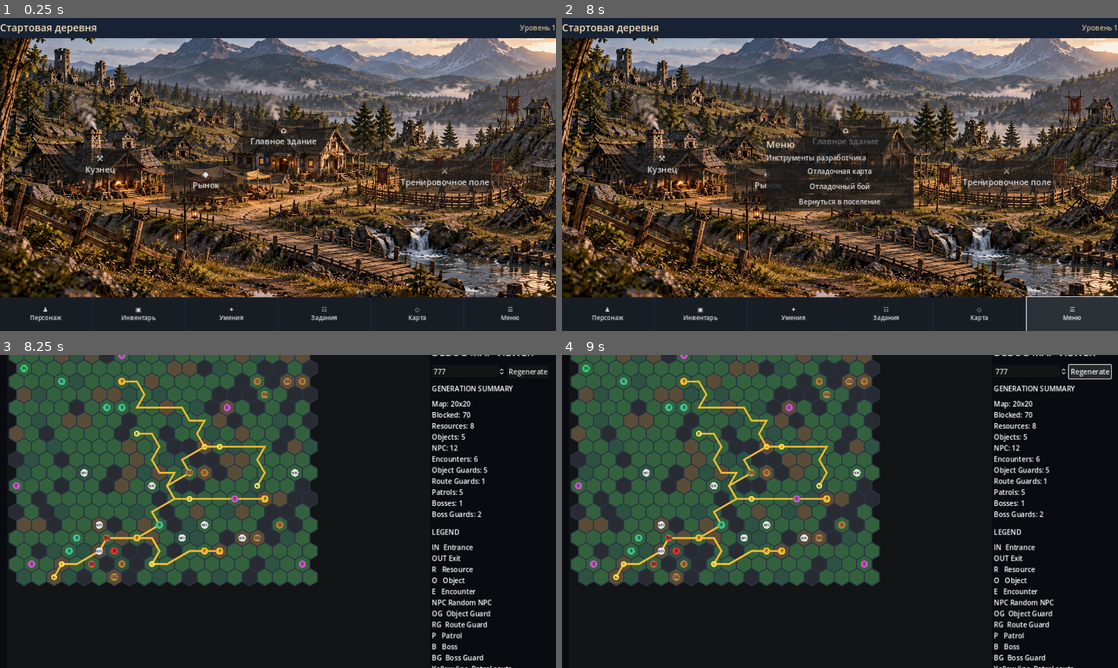
Above: before the commit, frames 1-4 (two rows, left to right).
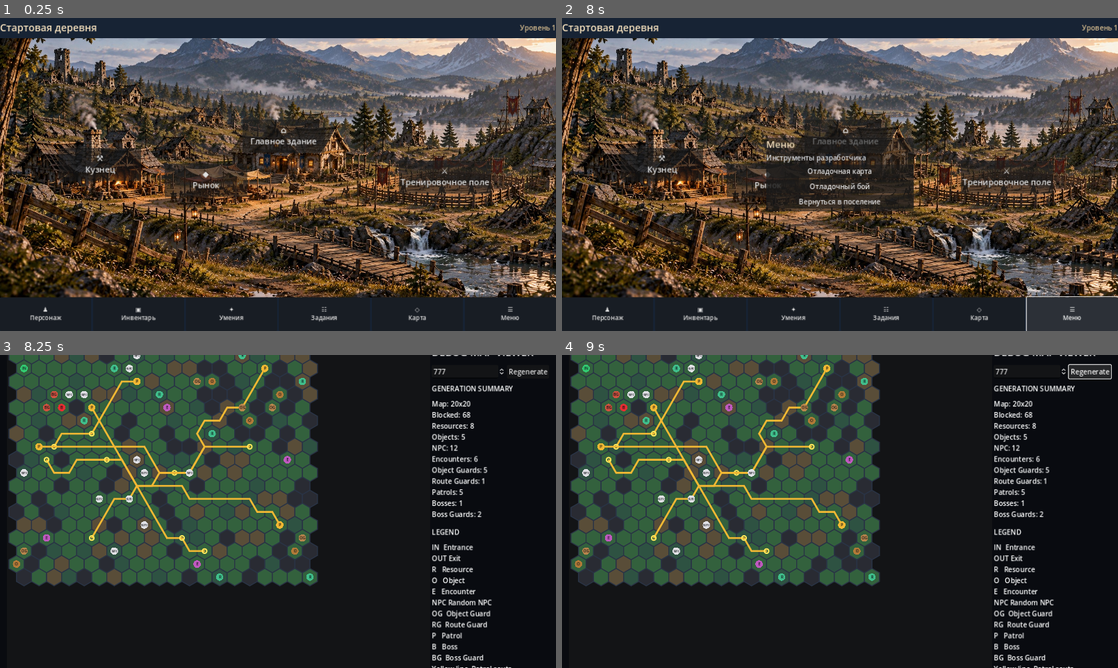
Above: after the commit, the same moments.

Repository: Archoniou1987/Battle-of-Artheon
Game: Godot game, scene res://scenes/main/main.tscn
The game is run twice, just before and just after one commit, with the same random seed, the same clock (stepped at 60 frames per second) and the same inputs.
Inputs:
- Up to frame 1 (0.25 s): no input
- Up to frame 2 (8 s): click "⚒ Кузнец" at 0.5 s; click "◆ Рынок" at 1.25 s; click "⌂ Главное здание" at 2 s; click "⚔ Тренировочное поле" at 2.75 s; click "♟ Персонаж" at 3.5 s; click "▣ Инвентарь" at 4.25 s; click "✦ Умения" at 5 s; click "☷ Задания" at 5.75 s; click "◇ Карта" at 6.5 s; click "☰ Меню" at 7.25 s
- Up to frame 3 (8.25 s): click "Отладочная карта" at 8 s
- Up to frame 4 (9 s): click "Regenerate" at 8.75 s

Frames 1-2 are identical in both runs. In frame 3, 6.4% of the frame differs, in the area x 2-85%, y 0-74%; in frame 4, 6.4%.

Commit message:
Align offset-row hex coordinates with neighbors, distance and generated paths

Diff:
--- a/core/map/hex_grid.gd
+++ b/core/map/hex_grid.gd
@@ -6,14 +6,22 @@
 	Vector2i(-1, 0), Vector2i(-1, 1), Vector2i(0, 1)
 ]
 
+static func to_axial(offset:Vector2i)->Vector2i:
+	return Vector2i(offset.x - int(floor(float(offset.y - (offset.y & 1))/2.0)), offset.y)
+
+static func from_axial(axial:Vector2i)->Vector2i:
+	return Vector2i(axial.x + int(floor(float(axial.y - (axial.y & 1))/2.0)), axial.y)
+
 static func neighbors(hex:Vector2i)->Array[Vector2i]:
 	var result:Array[Vector2i] = []
 	for direction in DIRECTIONS:
-		result.append(hex + direction)
+		result.append(from_axial(to_axial(hex) + direction))
 	return result
 
 static func distance(a:Vector2i, b:Vector2i)->int:
-	var dq:=a.x - b.x
-	var dr:=a.y - b.y
+	var aa:=to_axial(a)
+	var bb:=to_axial(b)
+	var dq:=aa.x - bb.x
+	var dr:=aa.y - bb.y
 	var ds:=(-a.x - a.y) - (-b.x - b.y)
 	return maxi(absi(dq), maxi(absi(dr), absi(ds)))
